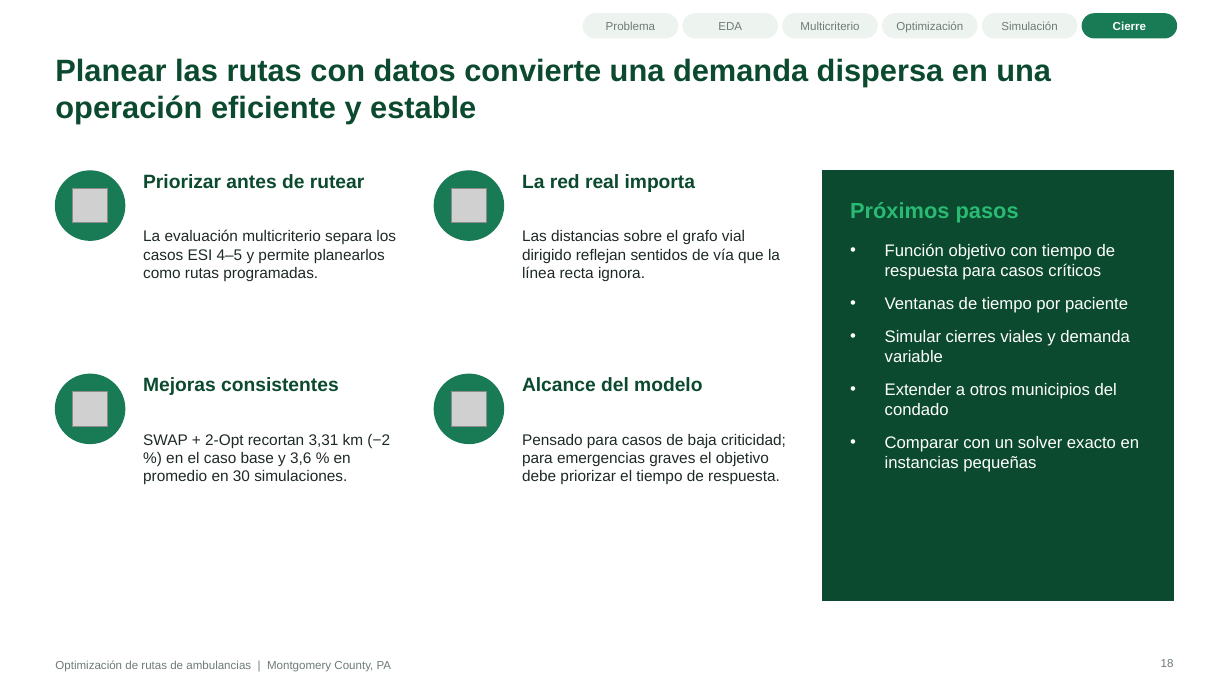
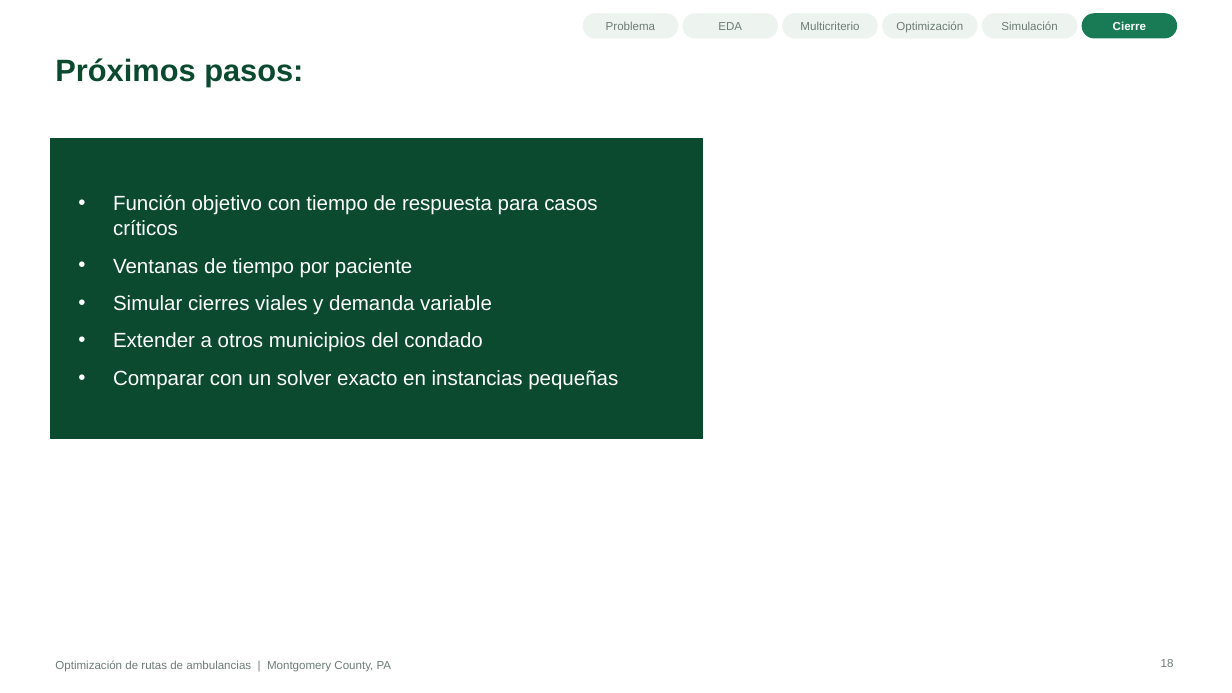
Before and after one commit to juan-aguilera/Proyecto-TDEM, a slide deck: slide 18 of Presentacion_Rutas_Ambulancias.pptx. Drawn at 1232x693 pixels with LibreOffice and Linux fonts; fonts in the diff are those of the drawing; grey boxes stand for pictures. Boxes give left, top, right and bottom in pixels: in the first picture for what was removed or moved away, otherwise in the second. Text is boxed around its words. In the diff, an @@ line names an element or a change of style, - is before the commit and + after.

```diff
--- a/Presentacion_Rutas_Ambulancias.pptx
+++ b/Presentacion_Rutas_Ambulancias.pptx
@@ title at (55, 58, 303, 87): text changed @@
-Planear las rutas con datos convierte una demanda dispersa en una operación eficiente y estable
+Próximos pasos:
@@ rectangle: place and size @@
-rectangle at (823, 171, 1174, 601)
+rectangle at (51, 139, 702, 439)
@@ ellipse removed at (55, 171, 125, 240) @@
@@ text removed at (143, 174, 365, 189) @@
-Priorizar antes de rutear
@@ ellipse removed at (434, 171, 504, 240) @@
@@ text removed at (522, 174, 696, 192) @@
-La red real importa
@@ picture removed at (73, 189, 108, 224) @@
@@ text "Función objetivo con tiempo de ...": place and size @@
-text "Función objetivo con tiempo de ..." at (885, 243, 1140, 472)
+text "Función objetivo con tiempo de ..." at (113, 195, 618, 390)
@@ text "Función objetivo con tiempo de ..." at (113, 195, 618, 390): size 13 to 16 pt @@
@@ picture removed at (452, 189, 487, 224) @@
@@ text removed at (850, 202, 1019, 223) @@
-Próximos pasos
@@ text removed at (143, 229, 396, 281) @@
-La evaluación multicriterio separa los casos ESI 4–5 y permite planearlos como rutas programadas.
@@ text removed at (522, 230, 780, 281) @@
-Las distancias sobre el grafo vial dirigido reflejan sentidos de vía que la línea recta ignora.
@@ ellipse removed at (55, 374, 125, 444) @@
@@ text removed at (143, 377, 339, 395) @@
-Mejoras consistentes
@@ ellipse removed at (434, 374, 504, 444) @@
@@ text removed at (522, 377, 702, 392) @@
-Alcance del modelo
@@ picture removed at (73, 392, 108, 427) @@
@@ picture removed at (452, 392, 487, 427) @@
@@ text removed at (143, 434, 390, 484) @@
-SWAP + 2-Opt recortan 3,31 km (−2 %) en el caso base y 3,6 % en promedio en 30 simulaciones.
@@ text removed at (522, 434, 786, 484) @@
-Pensado para casos de baja criticidad; para emergencias graves el objetivo debe priorizar el tiempo de respuesta.
```
Also in this commit, not shown: 15 other slides changed.
